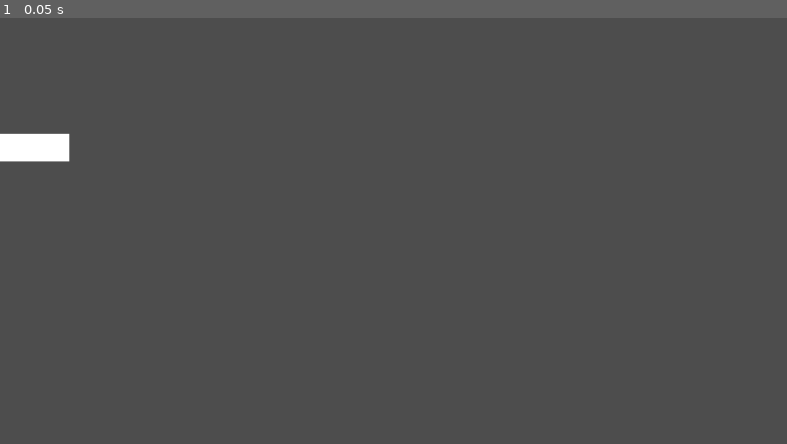
Above: before the commit, frame 1.
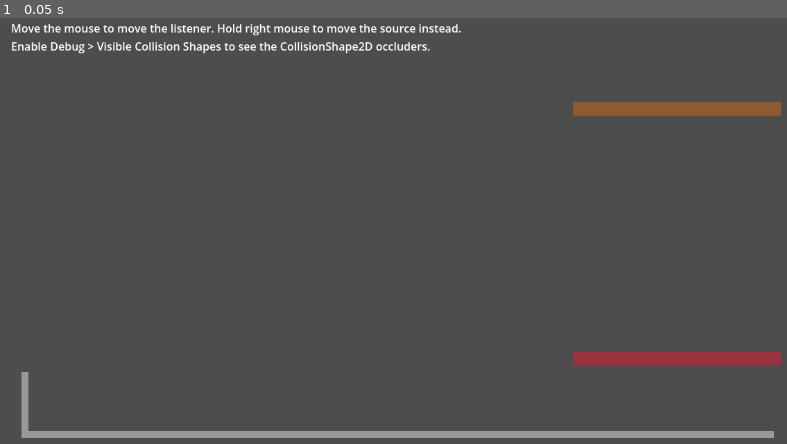
Above: after the commit, the same moment.

Repository: vercidium-audio/vaudio-godot-native-openal-2d
Game: Godot game, scene res://test_scene.tscn
The game is run twice, just before and just after one commit, with the same random seed, the same clock (stepped at 60 frames per second) and the same inputs.
Inputs:
- Up to frame 1 (0.05 s): no input

The runs differ from the first frame. In frame 1, 5.2% of the frame differs, in the area x 0-100%, y 1-99%.
Error after the commit: Trying to assign value of type 'Node' to a variable of type 'Node2D'. (res://test_controller.gd:5)

Commit message:
Fixed reverb directionality. Fixed primitive transform sync

Diff:
--- a/devproject/project.godot
+++ b/devproject/project.godot
@@ -1,5 +1,6 @@
 ; Engine configuration file.
-; It's best edited using the editor UI and not directly, since the parameters that go here are not all obvious.
+; It's best edited using the editor UI and not directly,
+; since the parameters that go here are not all obvious.
 ;
 ; Format:
 ;   [section] ; section goes between []
@@ -7,9 +8,12 @@
 
 config_version=5
 
+[animation]
+
+compatibility/default_parent_skeleton_in_mesh_instance_3d=true
+
 [application]
 
 config/name="vaudio-godot-native-openal-2d test project"
 run/main_scene="res://test_scene.tscn"
-config/features=PackedStringArray("4.5")
-config/icon="res://icon.svg"
+config/features=PackedStringArray("4.7")
--- /dev/null
+++ b/devproject/test_controller.gd
@@ -0,0 +1,12 @@
+extends Node2D
+
+# Lives on the scene root rather than on VAListener/VASource - a script's _process replaces the native VAEmitter::_process instead of chaining to it, which stops the emitter's position syncing to vaudio.
+
+@onready var listener: Node2D = $Listener
+@onready var source: Node2D = $VASource
+
+func _process(_delta: float) -> void:
+	if Input.is_mouse_button_pressed(MOUSE_BUTTON_RIGHT):
+		source.global_position = get_global_mouse_position()
+	else:
+		listener.global_position = get_global_mouse_position()
--- a/devproject/test_scene.tscn
+++ b/devproject/test_scene.tscn
@@ -1,30 +1,118 @@
-[gd_scene load_steps=3 format=3]
+[gd_scene format=3 uid="uid://bhsuosy4fold8"]
+
+[ext_resource type="AudioStream" uid="uid://dn467pdan7qgg" path="res://audio/speech.ogg" id="1_speech"]
+[ext_resource type="Script" uid="uid://ci0uk184bkivb" path="res://test_controller.gd" id="2_controller"]
 
 [sub_resource type="RectangleShape2D" id="RectangleShape2D_1"]
+size = Vector2(40, 360)
 
 [sub_resource type="CircleShape2D" id="CircleShape2D_1"]
+radius = 60.0
 
-[node name="TestScene" type="Node2D"]
+[sub_resource type="CapsuleShape2D" id="CapsuleShape2D_1"]
+radius = 30.0
+height = 160.0
 
-[node name="StaticBody2D" type="StaticBody2D" parent="."]
+[sub_resource type="SegmentShape2D" id="SegmentShape2D_1"]
+a = Vector2(-100, 0)
+b = Vector2(100, 0)
+
+[node name="TestScene" type="Node2D" unique_id=191295999]
+script = ExtResource("2_controller")
+
+[node name="Camera2D" type="Camera2D" parent="." unique_id=297691293]
+
+[node name="VAWorld" type="VAWorld" parent="." unique_id=176013925]
+position = Vector2(-560, -310)
+bounds_size = Vector2(1120, 620)
+meters_per_unit = 0.1001
+position = Vector2(-560, -310)
+
+[node name="VACustomMaterial" type="VACustomMaterial" parent="VAWorld" unique_id=1927224138]
+material_name = "carpet"
+absorption_lf = 0.4
+absorption_hf = 0.6
+
+[node name="Listener" type="VAListener" parent="." unique_id=537288614]
+occlusion_ray_count = 1024
+occlusion_bounce_count = 8
+permeation_ray_count = 256
+permeation_bounce_count = 4
+scattering_seed = 1765728616
+position = Vector2(-400, 0)
+
+[node name="VASource" type="VASource" parent="." unique_id=906397487]
+reverb_ray_count = 64
+reverb_bounce_count = 64
+scattering_seed = 1303946308
+streams = Array[AudioStream]([ExtResource("1_speech")])
+looping = true
+autoplay = true
+position = Vector2(372, -1)
+
+[node name="VAVisualisation" type="VAVisualisation" parent="VASource" unique_id=1644903379]
+
+[node name="BrickWall" type="StaticBody2D" parent="." unique_id=755688372]
 position = Vector2(200, 0)
 
-[node name="CollisionShape2D" type="CollisionShape2D" parent="StaticBody2D"]
+[node name="CollisionShape2D" type="CollisionShape2D" parent="BrickWall" unique_id=1154796431]
+position = Vector2(-18, 3)
+scale = Vector2(0.3, 1)
 shape = SubResource("RectangleShape2D_1")
 metadata/vercidium_audio_material = "brick"
 
-[node name="StaticBody2D2" type="StaticBody2D" parent="."]
-position = Vector2(-200, 0)
+[node name="BrickWallRight" type="StaticBody2D" parent="." unique_id=2077939601]
+position = Vector2(200, 0)
 
-[node name="CollisionShape2D" type="CollisionShape2D" parent="StaticBody2D2"]
+[node name="CollisionShape2D" type="CollisionShape2D" parent="BrickWallRight" unique_id=165415291]
+position = Vector2(351, 0)
+shape = SubResource("RectangleShape2D_1")
+metadata/vercidium_audio_material = "brick"
+
+[node name="MetalCircle" type="StaticBody2D" parent="." unique_id=1117615401]
+position = Vector2(-150, -150)
+
+[node name="CollisionShape2D" type="CollisionShape2D" parent="MetalCircle" unique_id=727502021]
 shape = SubResource("CircleShape2D_1")
 metadata/vercidium_audio_material = "metal"
 
-[node name="Polygon2D" type="Polygon2D" parent="."]
-position = Vector2(0, 200)
-polygon = PackedVector2Array(-100, -20, 100, -20, 100, 20, -100, 20)
+[node name="GlassCapsule" type="StaticBody2D" parent="." unique_id=927108106]
+position = Vector2(-150, 150)
+
+[node name="CollisionShape2D" type="CollisionShape2D" parent="GlassCapsule" unique_id=783683886]
+shape = SubResource("CapsuleShape2D_1")
+metadata/vercidium_audio_material = "glass"
+
+[node name="ConcreteSegment" type="StaticBody2D" parent="." unique_id=876542795]
+position = Vector2(0, -250)
+
+[node name="CollisionShape2D" type="CollisionShape2D" parent="ConcreteSegment" unique_id=1240950978]
+shape = SubResource("SegmentShape2D_1")
+metadata/vercidium_audio_material = "concrete"
+
+[node name="WoodPlank" type="Polygon2D" parent="." unique_id=353354668]
+position = Vector2(400, -180)
+color = Color(0.55, 0.36, 0.2, 1)
+polygon = PackedVector2Array(-150, -10, 150, -10, 150, 10, -150, 10)
 metadata/vercidium_audio_material = "woodindoor"
 
-[node name="Line2D" type="Line2D" parent="."]
-points = PackedVector2Array(-100, -200, 100, -200)
+[node name="CarpetPlank" type="Polygon2D" parent="." unique_id=1160927752]
+position = Vector2(400, 180)
+color = Color(0.6, 0.2, 0.25, 1)
+polygon = PackedVector2Array(-150, -10, 150, -10, 150, 10, -150, 10)
+metadata/vercidium_audio_material = "carpet"
+
+[node name="ConcreteFloor" type="Line2D" parent="." unique_id=1569362563]
+points = PackedVector2Array(-540, 200, -540, 290, 540, 290)
+default_color = Color(0.6, 0.6, 0.6, 1)
 metadata/vercidium_audio_material = "concrete"
+
+[node name="UI" type="CanvasLayer" parent="." unique_id=844244459]
+
+[node name="Label" type="Label" parent="UI" unique_id=1766193281]
+offset_left = 16.0
+offset_top = 16.0
+offset_right = 600.0
+offset_bottom = 60.0
+text = "Move the mouse to move the listener. Hold right mouse to move the source instead.
+Enable Debug > Visible Collision Shapes to see the CollisionShape2D occluders."
Not shown, added: devproject/test_controller.gd.uid
Not shown, changed: common/transform_watcher.cpp
Not shown, added: devproject/audio/speech.ogg
Not shown, changed: src/register_types.cpp
Not shown, changed: src/va_world.cpp
